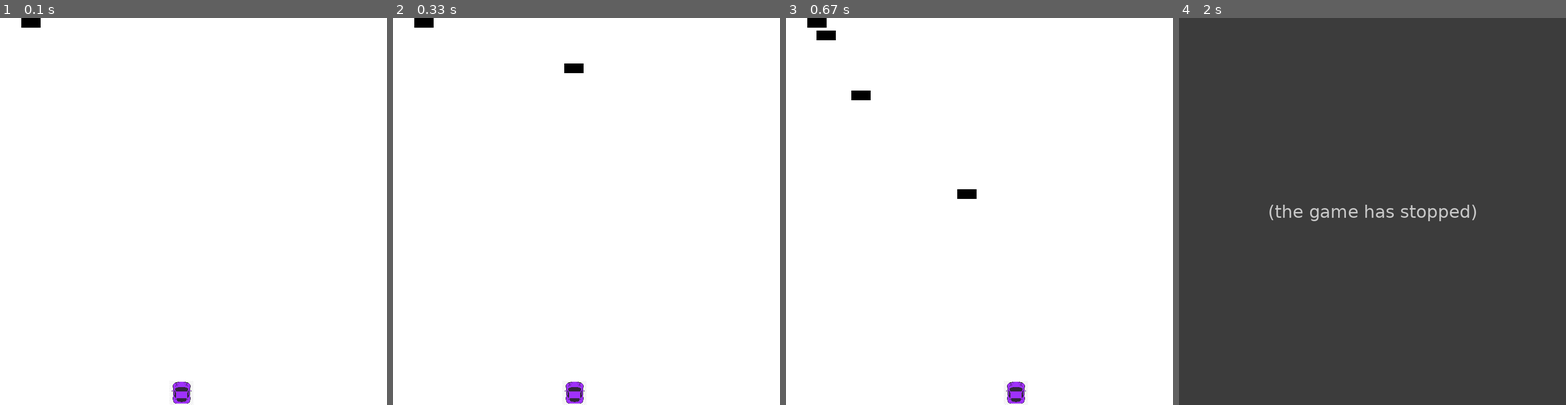
Above: before the commit, frames 1-4 (left to right).
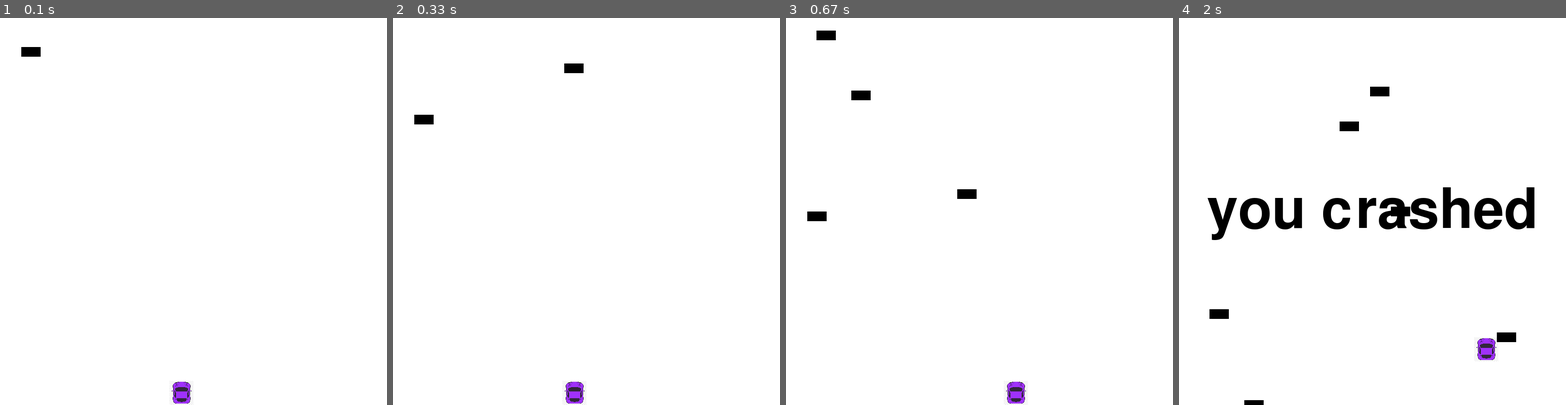
Above: after the commit, the same moments.

Repository: renllan/my_game
Game: pygame game, started from pygame intro/game.py
The game is run twice, just before and just after one commit, with the same random seed, the same clock (stepped at 60 frames per second) and the same inputs.
Inputs:
- Up to frame 1 (0.1 s): no input
- Up to frame 2 (0.33 s): no input
- Up to frame 3 (0.67 s): hold Right from 0.33 s (still down)
- Up to frame 4 (2 s): release Right at 0.8 s; hold Up 0.83-1.13 s; hold Right 1.17-1.63 s; hold Left from 1.67 s (still down)

The runs differ from the first frame. In frame 1, 0.2% of the frame differs, in the area x 5-11%, y 0-10%; in frame 2, 0.2%; in frame 3, 0.2%; in frame 4, 100%, in the area x 0-100%, y 0-100%.
Before the commit the program exited at 1.73 s; later frames show no game.

Commit message:
update crash

Diff:
--- a/pygame intro/game.py
+++ b/pygame intro/game.py
@@ -30,6 +30,7 @@
         self.enemy.update()
         self.all_sprites.add(self.enemy)
         self.enemies = pygame.sprite.Group()
+        self.enemies.add(self.enemy)
         self.input = input(self)
      def text_object(self,text, font):
         textSurface = font.render(text,True, self.black)
@@ -130,7 +131,7 @@
             #
             if pygame.sprite.spritecollideany(self.player,self.enemies):
                  player.kill()
-                 # crash()
+                 self.crash()
                  gameExit = True
 
             # if x > display_width - car_width or x < 0:
